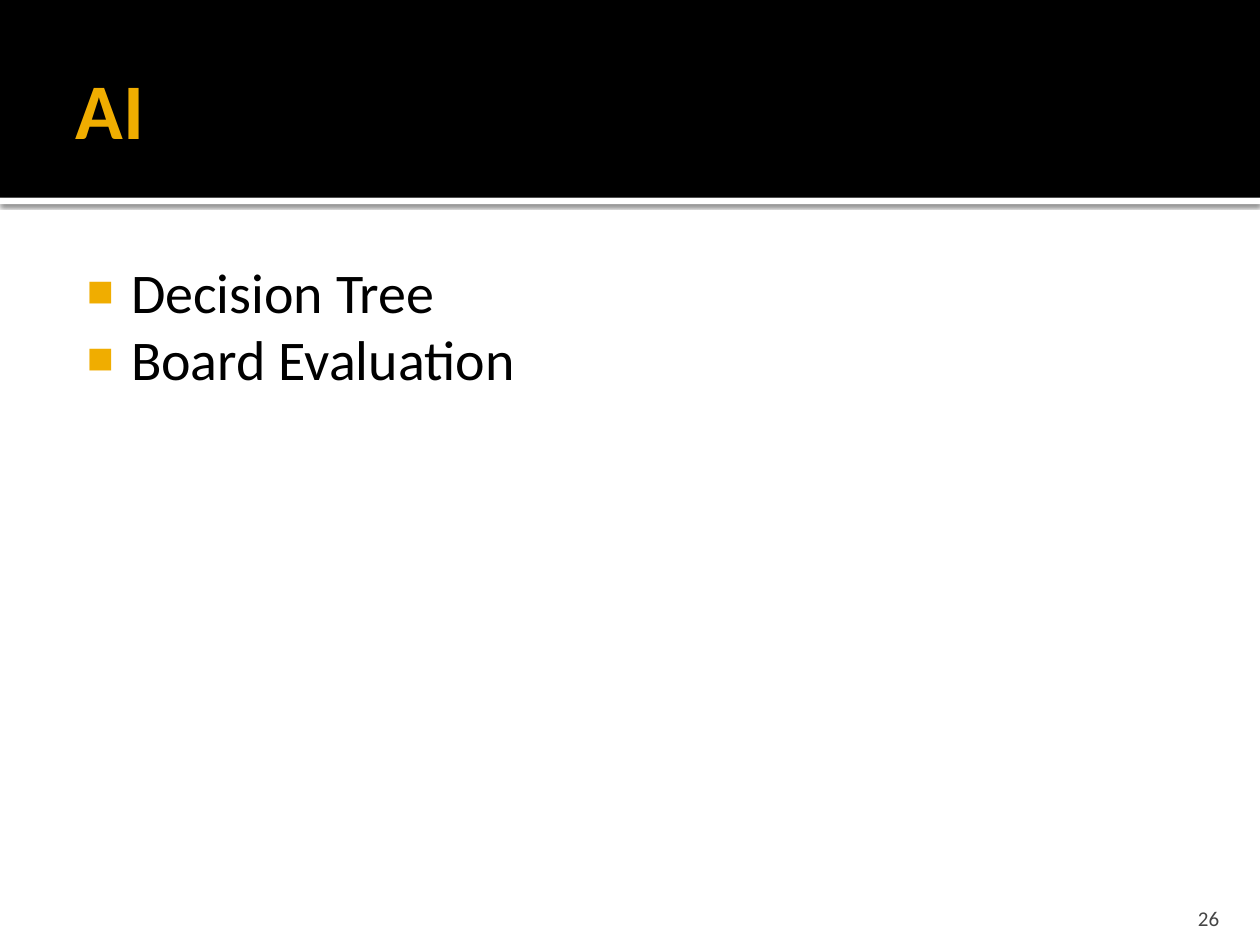
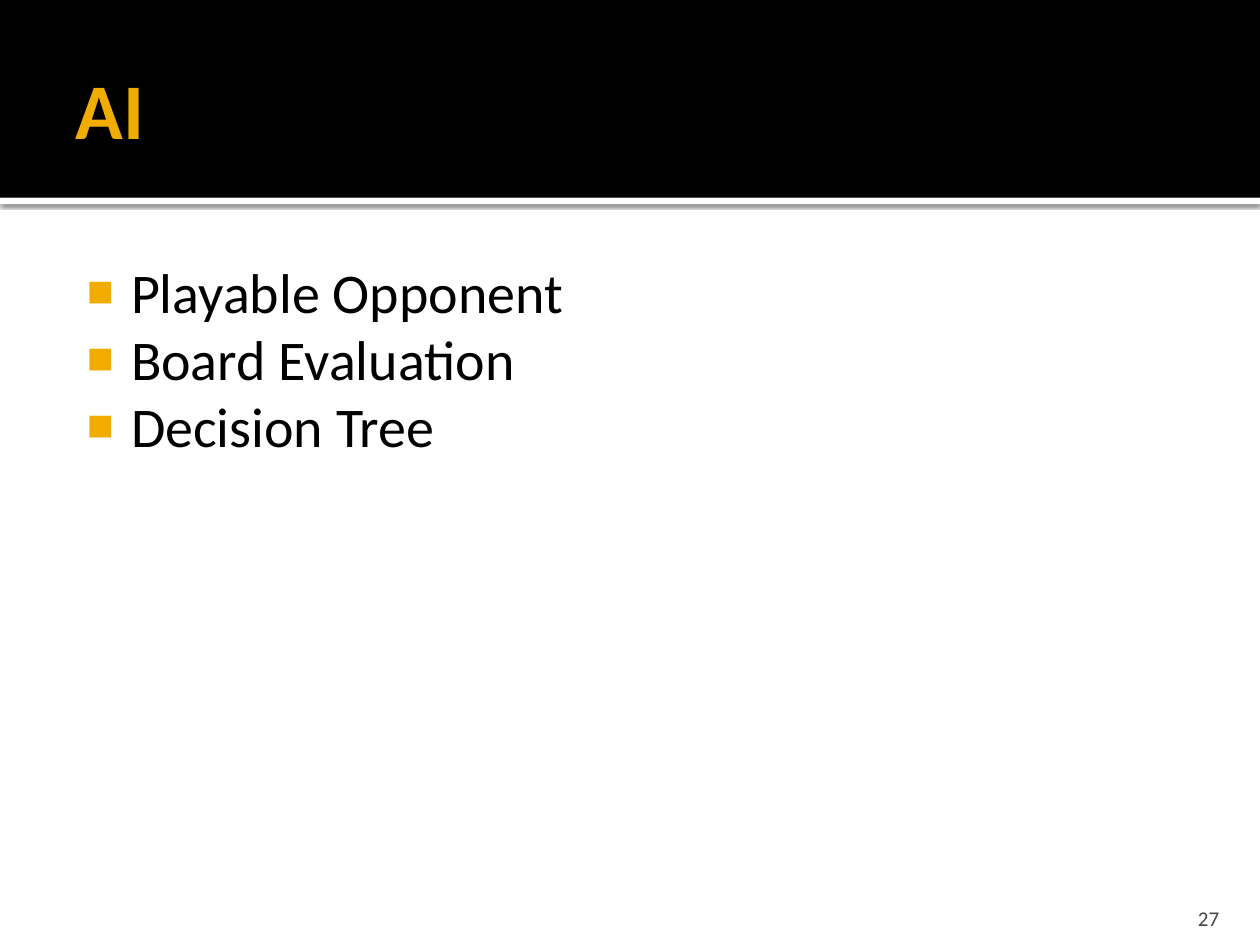
Before and after one commit to idxExtropy/duel-reality, a slide deck: slide 27 of Docs/DUEL REALITY .pptx (slide 26 before the commit). Drawn at 1260x945 pixels with LibreOffice and Linux fonts; fonts in the diff are those of the drawing. Boxes give left, top, right and bottom in pixels: in the first picture for what was removed or moved away, otherwise in the second. Text is boxed around its words. In the diff, an @@ line names an element or a change of style, - is before the commit and + after.

Commit message:
new fun changes

```diff
--- a/Docs/DUEL REALITY .pptx
+++ b/Docs/DUEL REALITY .pptx
@@ text at [131,274,563,381]: paragraphs added @@
+■ Playable Opponent
+■ Board Evaluation
@@ page number at [1198,912,1219,926]: text changed @@
-26
+27
```
Also in this commit, not shown: 6 other slides changed, 1 slide added.
